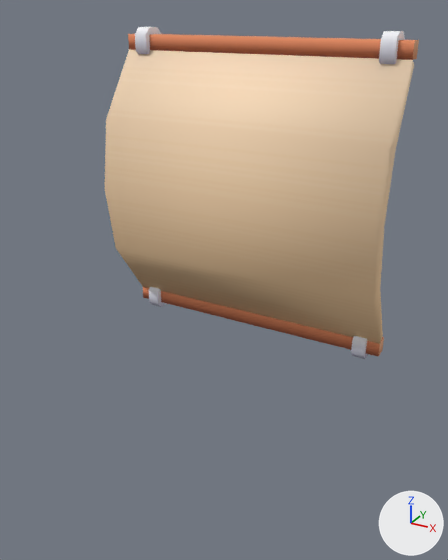
The glTF model boat-battle/assets/models/skins/sail/sail_beige.glb as it was, and as the next commit left it.
One viewpoint serves both versions: a 50 mm camera at (4.11, -7.97, 8.14) aimed at (0.7, -1.77, 5.04). The axes (+X, +Y, +Z) are drawn at lower right. The lights are the same throughout. Vertices at the same position are counted once.

Objects in the first picture: 'sail-a_beige'.
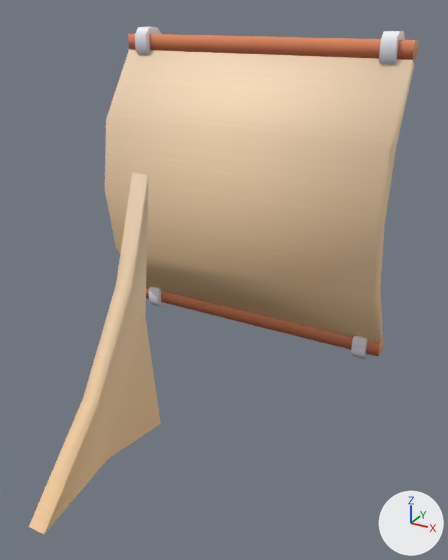
What changed in the scene script:
```text
Change me_sail_a_004:
    used by ob_sail_a_beige; location = (0.0, 0.63, 3.14)
    remove me_sail_a_004.from_pydata(...)  # 104 vertices, 180 faces; spans x -2.2..2.2, y -1.08..0.1, z 0.0..4.72
    add me_sail_a_004.from_pydata(...)  # 118 vertices, 204 faces; spans x -2.2..2.2, y -5.23..0.1, z -0.04..4.72
    me_sail_a_004 part 1: a new loose piece of 14 vertices spanning x -0.11..0.11, y -5.23..-3.07, z -0.04..3.3, in mat_colormap (picture img_colormap)
```

Boxes [x1, y1, x2, y2] around the edits, measured in the pictures (448 x 560 px):
'sail-a_beige', reshaped (24% wider, 53% taller)
    before: [105, 27, 419, 359]
    after: [29, 27, 419, 534]
part 1 of me_sail_a_004, added (beige)
    after: [29, 173, 161, 534]
